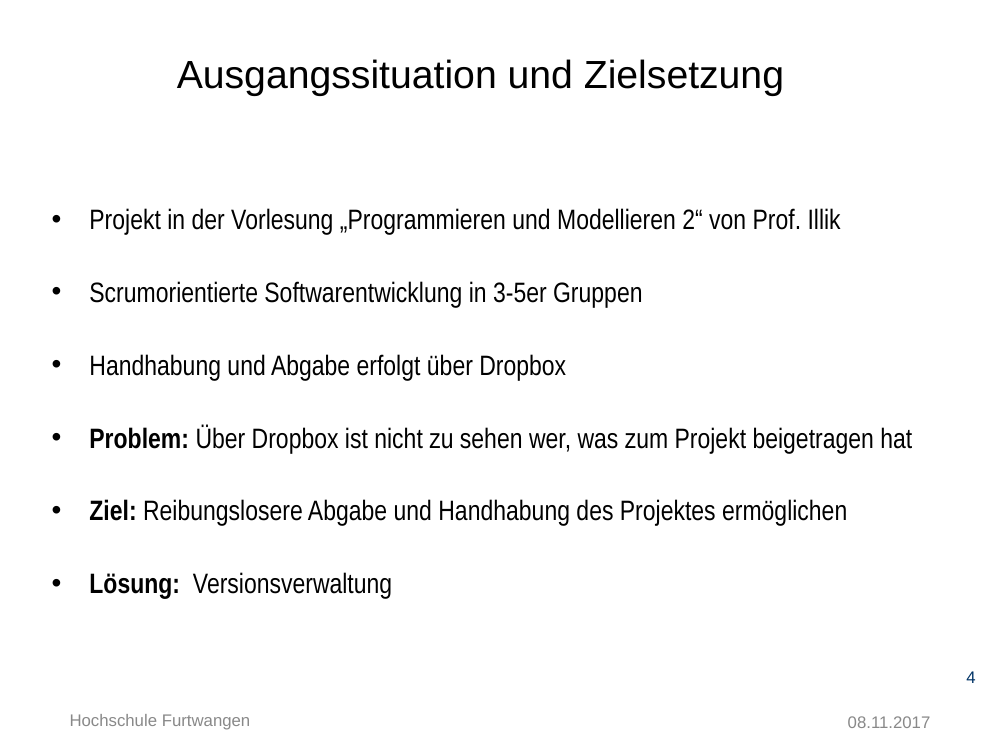
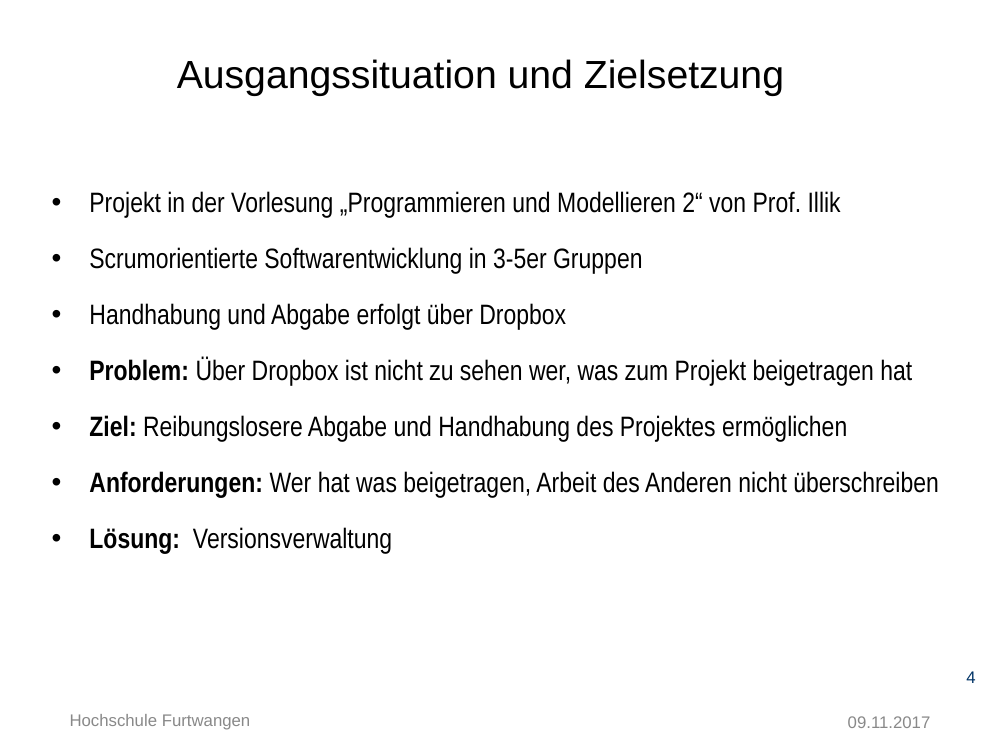
Before and after one commit to Ertugrul-Furtwangen/Erti, a slide deck: slide 4 of Thesis-Präsentation.pptx. Drawn at 1008x756 pixels with LibreOffice and Linux fonts; fonts in the diff are those of the drawing; background and template pictures are left out. Boxes give left, top, right and bottom in pixels: in the first picture for what was removed or moved away, otherwise in the second. Text is boxed around its words. In the diff, an @@ line names an element or a change of style, - is before the commit and + after.

```diff
--- a/Thesis-Präsentation.pptx
+++ b/Thesis-Präsentation.pptx
@@ text at <box>89,191,912,554</box>: line spacing 2 to 1.5 @@
@@ text at <box>89,471,939,498</box>: paragraph added @@
+• Anforderungen: Wer hat was beigetragen, Arbeit des Anderen nicht überschreiben
@@ text at <box>848,716,931,728</box>: text changed @@
-08.11.2017
+09.11.2017
```
Also in this commit, not shown: 39 other slides changed, 3 slides added, 2 slides removed.
